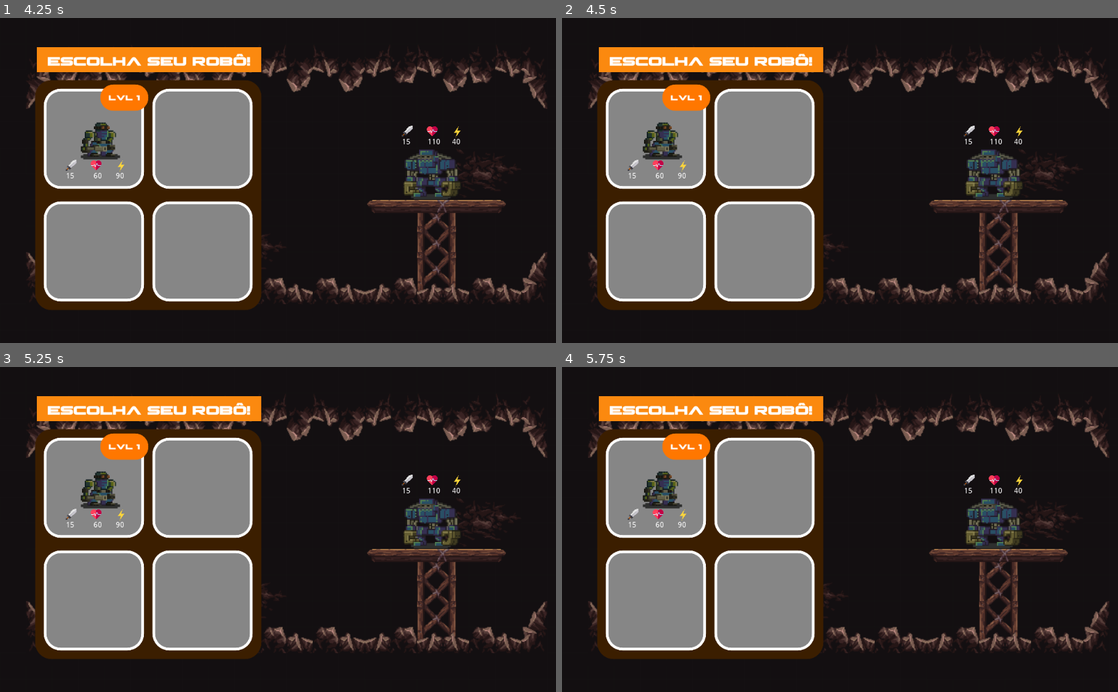
Above: before the commit, frames 1-4 (two rows, left to right).
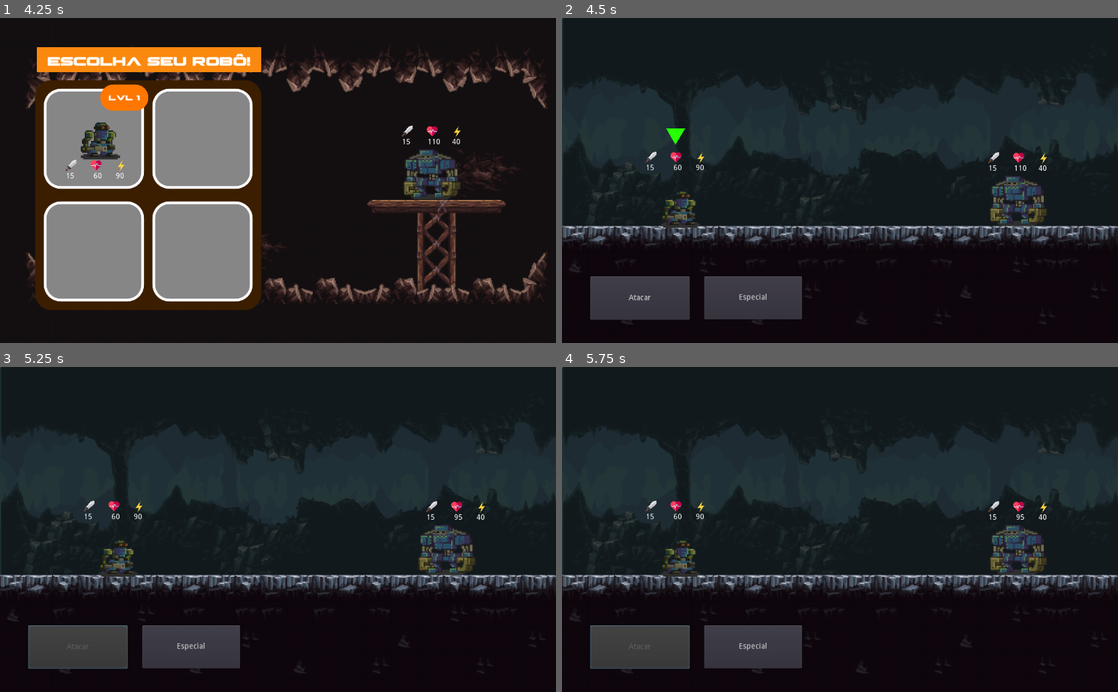
Above: after the commit, the same moments.

Repository: brunohlippert/MechaBots
Game: Godot game, scene res://Scenes/map/EnemyFoundScreen.tscn
Same seed, same stepped clock (60 frames per second), same inputs: the game is played once before the commit and once after it. This scene is started directly instead of the project's main scene.
Inputs (mouse positions are in pixels of both pictures, inside the frame that each line leads up to):
- Up to frame 1 (4.25 s): tap Enter at 0.5, 2, 3.5 s; move the mouse to (400, 164) at 0.52 s; hold Right (ui_right) 0.53-1.28 s; click (400, 164) at 0.67 s; tap Space at 1.25, 2.75 s; move the mouse to (166, 196) at 1.27 s; hold Down (ui_down) 1.28-2.03 s; click (166, 196) at 1.42 s; move the mouse to (333, 109) at 2.02 s; hold Right (ui_right) 2.03-2.78 s; click (333, 109) at 2.17 s; move the mouse to (250, 245) at 2.77 s; hold Up (ui_up) 2.78-3.53 s; click (250, 245) at 2.92 s; move the mouse to (444, 229) at 3.52 s; hold Left (ui_left) from 3.53 s (still down); click (444, 229) at 3.67 s
- Up to frame 2 (4.5 s): keep holding Left (ui_left); tap Space at 4.25 s; move the mouse to (673, 131) at 4.27 s; click (673, 131) at 4.42 s
- Up to frame 3 (5.25 s): release Left (ui_left) at 5 s; click (77, 646) at 5 s, where only the run after the commit has a clickable "Atacar"
- Up to frame 4 (5.75 s): no input

Frame 1 is identical in both runs. In frame 2, 54% of the frame differs, in the area x 0-100%, y 0-93%; in frame 3, 54%; in frame 4, 54%.

Commit message:
batalha com stats

Diff:
--- a/Scenes/characters/Robot.tscn
+++ b/Scenes/characters/Robot.tscn
@@ -21,6 +21,18 @@
 "update": 0,
 "values": [ Vector2( 0, 0 ) ]
 }
+tracks/1/type = "value"
+tracks/1/path = NodePath("sprites:position")
+tracks/1/interp = 1
+tracks/1/loop_wrap = true
+tracks/1/imported = false
+tracks/1/enabled = true
+tracks/1/keys = {
+"times": PoolRealArray( 0 ),
+"transitions": PoolRealArray( 1 ),
+"update": 0,
+"values": [ Vector2( 0, 0 ) ]
+}
 
 [sub_resource type="Animation" id=3]
 resource_name = "damage"
@@ -39,16 +51,16 @@
 } ]
 }
 tracks/1/type = "value"
-tracks/1/path = NodePath("sprites/cannon:position")
+tracks/1/path = NodePath("sprites:position")
 tracks/1/interp = 1
 tracks/1/loop_wrap = true
 tracks/1/imported = false
 tracks/1/enabled = true
 tracks/1/keys = {
-"times": PoolRealArray( 0, 0.1, 0.2, 0.3, 0.4 ),
-"transitions": PoolRealArray( 1, 1, 1, 1, 1 ),
+"times": PoolRealArray( 0, 0.1, 0.2, 0.3, 0.4, 0.5 ),
+"transitions": PoolRealArray( 1, 1, 1, 1, 1, 1 ),
 "update": 0,
-"values": [ Vector2( 0, 0 ), Vector2( 16, 0 ), Vector2( -16, 0 ), Vector2( 16, 0 ), Vector2( 0, 0 ) ]
+"values": [ Vector2( 0, 0 ), Vector2( 26, 0 ), Vector2( -26, 0 ), Vector2( 50, 0 ), Vector2( -50, 0 ), Vector2( 0, 0 ) ]
 }
 
 [sub_resource type="RectangleShape2D" id=4]
--- a/Scenes/characters/RobotLogic.gd
+++ b/Scenes/characters/RobotLogic.gd
@@ -2,7 +2,10 @@
 
 var currentLvl: int
 var isEnemy: bool
+
 var life: int
+var damage: int
+var special: int
 
 var isGettingDamage := false
 var isMyTurn := false
@@ -21,7 +24,10 @@
 
 	isEnemy = _isEnemy
 	currentLvl = lvl
+
 	life = robotConfig["life"]
+	damage = robotConfig["damage"]
+	special = robotConfig["special"]
 
 	$Stats.setInitialStats(robotConfig)
 	robotSprite = get_node("sprites/"+robot)
@@ -40,6 +46,7 @@
 	isGettingDamage = true;
 	animationPlayer.play("damage")
 	life -= dam
+	$Stats.updateLife(life)
 
 func finishGettingDamage():
 	isGettingDamage = false
--- a/Scenes/map/Batalha.gd
+++ b/Scenes/map/Batalha.gd
@@ -1,13 +1,21 @@
 extends Node2D
 
 func _ready() -> void:
-	$Robot.init(State.robotLevel)
-	$Enemy.init(State.robotLevel)
+	var robot = State.bag[State.robotForBattle]
+	var enemy = State.enemyForBattle
+	$Robot.init(robot["name"], robot["lvl"], true)
+	$Enemy.init(enemy["name"], enemy["lvl"], true, true)
+
 	$Robot.setMyTurn(true)
 
 func _on_Attack_pressed() -> void:
 	$Attack.disabled = true;
 	$Enemy.getDamage($Robot.damage)
+	$Robot.setMyTurn(false)
+
+func _on_Special_pressed() -> void:
+	$Attack.disabled = true;
+	$Enemy.getDamage($Robot.special)
 	$Robot.setMyTurn(false)
 
 func _process(delta: float) -> void:
--- a/Scenes/map/Batalha.tscn
+++ b/Scenes/map/Batalha.tscn
@@ -202,22 +202,36 @@
 scale = Vector2( 1.06562, 0.985417 )
 texture = ExtResource( 1 )
 
+[node name="ColorRect" type="ColorRect" parent="."]
+margin_top = 387.0
+margin_right = 1033.0
+margin_bottom = 623.0
+color = Color( 0, 0, 0, 1 )
+
 [node name="ChaoBatalha" parent="." instance=ExtResource( 7 )]
 scale = Vector2( 1.5, 1.5 )
 tile_set = SubResource( 1 )
 tile_data = PoolIntArray( 524288, 1, 0, 524289, 5, 0, 524290, 6, 0, 524291, 4, 0, 524292, 6, 0, 524293, 1, 0, 524294, 6 …(1528 unchanged characters)…
 
-[node name="Attack" type="Button" parent="."]
-anchor_top = -4.268
-anchor_bottom = -4.268
-margin_left = 41.0
-margin_top = 3069.8
-margin_right = 224.0
-margin_bottom = 3122.8
-text = "Atacar"
-
 [node name="Robot" parent="." instance=ExtResource( 3 )]
 position = Vector2( 218, 337 )
 
 [node name="Enemy" parent="." instance=ExtResource( 3 )]
 position = Vector2( 849, 338 )
+
+[node name="Attack" type="Button" parent="."]
+margin_left = 52.0
+margin_top = 477.0
+margin_right = 235.0
+margin_bottom = 557.0
+text = "Atacar"
+
+[node name="Special" type="Button" parent="."]
+margin_left = 262.0
+margin_top = 477.0
+margin_right = 442.0
+margin_bottom = 556.0
+text = "Especial"
+
+[connection signal="pressed" from="Attack" to="." method="_on_Attack_pressed"]
+[connection signal="pressed" from="Special" to="." method="_on_Special_pressed"]
--- a/Scenes/map/EnemyFoundScreen.gd
+++ b/Scenes/map/EnemyFoundScreen.gd
@@ -8,6 +8,13 @@
 func _ready():
 	rng.randomize()
 	pickRandomEnemy()
+	connectSlots()
+
+func connectSlots():
+	$Bag/Slot0.connect("slot_bag_cliked", self, "robotSelected")
+	$Bag/Slot1.connect("slot_bag_cliked", self, "robotSelected")
+	$Bag/Slot2.connect("slot_bag_cliked", self, "robotSelected")
+	$Bag/Slot3.connect("slot_bag_cliked", self, "robotSelected")
 
 func pickRandomEnemy():
 	if State.firstBattle:
@@ -17,4 +24,11 @@
 		enemyLevel = rng.randi_range(1, 3)
 		enemyName = Robots.robotsList[rng.randi_range(0, 3)]
 
+	State.enemyForBattle["name"] = enemyName
+	State.enemyForBattle["lvl"] = enemyLevel
+
 	$Enemy.init(enemyName, enemyLevel, true, true)
+
+func robotSelected(index: int):
+	State.robotForBattle = index
+	get_tree().change_scene("res://Scenes/map/Batalha.tscn")
--- a/Scenes/map/Home.gd
+++ b/Scenes/map/Home.gd
@@ -1,7 +1,4 @@
 extends Node2D
-
-func _ready() -> void:
-	pass # Replace with function body.
 
 func _on_Button_pressed() -> void:
 	get_tree().change_scene("res://Scenes/map/Map.tscn")
--- a/Scenes/structures/bag/Bag.gd
+++ b/Scenes/structures/bag/Bag.gd
@@ -6,8 +6,6 @@
 	fillBagSlots()
 
 func fillBagSlots():
-	var bag = State.bag
 	for n in nSlots:
 		if n < len(State.bag):
-			var robot = bag[n]
-			get_node("Slot"+str(n)).addRobot(robot["name"], robot["lvl"])
+			get_node("Slot"+str(n)).addRobot(n)
--- a/Scenes/structures/bag/Slot.gd
+++ b/Scenes/structures/bag/Slot.gd
@@ -1,20 +1,32 @@
 extends Panel
 
 onready var robot := $Robot
+
+var robotIndexInBag := -1
+
+signal slot_bag_cliked(robotIndexClicked)
 
 func _ready():
 	robot.visible = false
 	$lvl.visible = false
 	$Stats.visible = false
 
-func addRobot(robotName: String, lvl: int):
-	robot.init(robotName, lvl)
+func addRobot(robotIndex: int):
+	robotIndexInBag = robotIndex
 
-	var robotConfig = Robots.robots[robotName]["lvls"][lvl]
+	var robotBag = State.bag[robotIndex]
+	robot.init(robotBag["name"], robotBag["lvl"])
+
+	var robotConfig = Robots.robots[robotBag["name"]]["lvls"][robotBag["lvl"]]
 	$Stats.setInitialStats(robotConfig)
 
-	$lvl/Label.text = "lvl "+str(lvl)
+	$lvl/Label.text = "lvl "+str(robotBag["lvl"])
 
 	robot.visible = true
 	$lvl.visible = true
 	$Stats.visible = true
+
+func _on_Slot_gui_input(event: InputEvent) -> void:
+	if event is InputEventMouseButton and event.is_pressed():
+		if robotIndexInBag >= 0:
+			 emit_signal("slot_bag_cliked", robotIndexInBag)
--- a/Scenes/structures/bag/Slot.tscn
+++ b/Scenes/structures/bag/Slot.tscn
@@ -61,3 +61,5 @@
 
 [node name="Stats" parent="." instance=ExtResource( 3 )]
 position = Vector2( 96, 141 )
+
+[connection signal="gui_input" from="." to="." method="_on_Slot_gui_input"]
--- a/state/state.gd
+++ b/state/state.gd
@@ -3,6 +3,11 @@
 var firstBattle = true
 # Index do robo na bag
 var robotForBattle = 0
+
+var enemyForBattle = {
+	"name": "stronk",
+	"lvl" : 1
+}
 
 var bag = [
 	{
@@ -10,6 +15,3 @@
 		"lvl": 1
 	}
 ]
-
-func _ready() -> void:
-	pass # Replace with function body.
